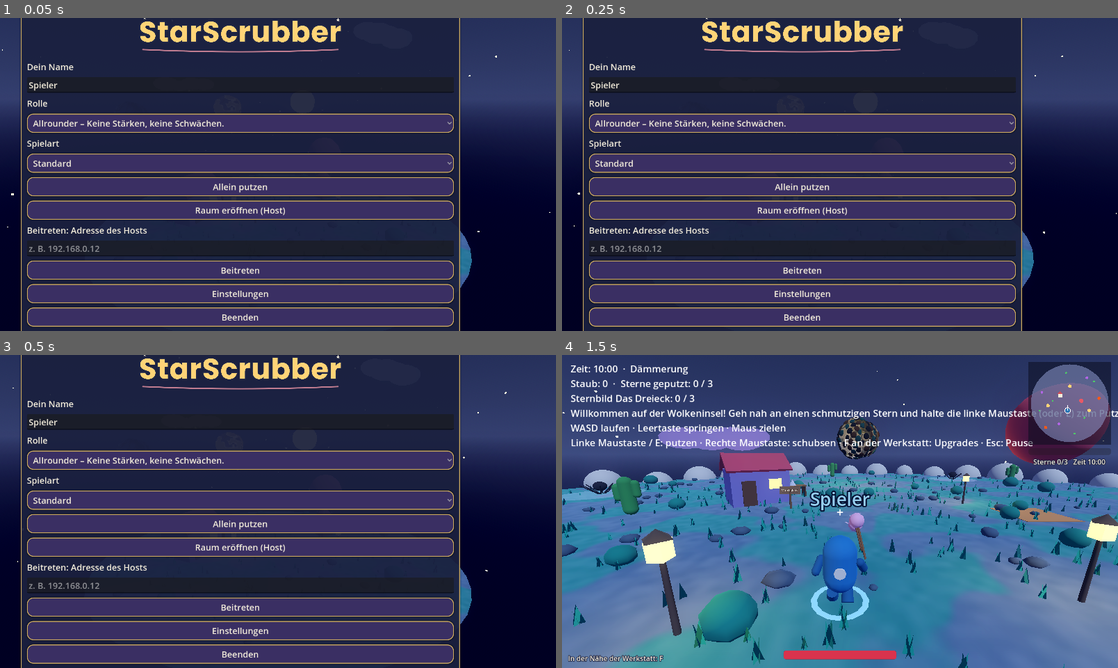
Above: before the commit, frames 1-4 (two rows, left to right).
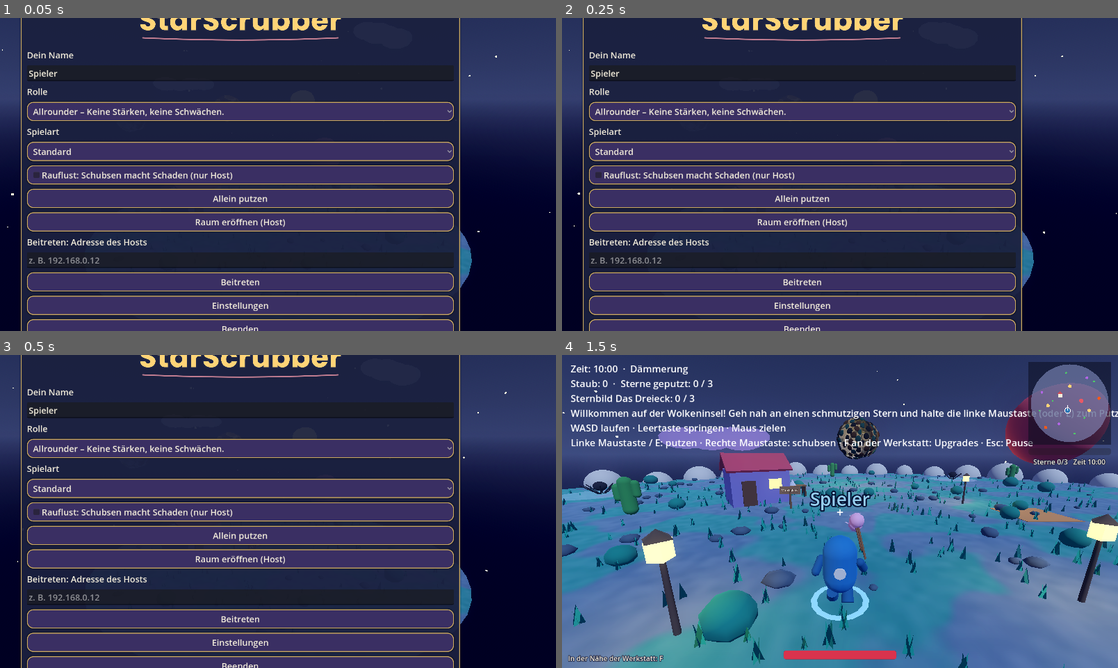
Above: after the commit, the same moments.

Repository: ClaudeAIDriven/sternenhausmeister
Game: Godot game, scene res://main.tscn
Two runs of this game, one before a commit and one after it. Both use one fixed random seed, a clock stepped at 60 frames per second and the inputs below.
Inputs (mouse positions are in pixels of both pictures, inside the frame that each line leads up to):
- Up to frame 1 (0.05 s): no input
- Up to frame 2 (0.25 s): no input
- Up to frame 3 (0.5 s): no input
- Up to frame 4 (1.5 s): click "Allein putzen" at 0.5 s; tap Enter at 1.25 s; move the mouse to (962, 495) at 1.27 s; hold D (move_right) from 1.28 s (still down); right-click (962, 495) at 1.35 s; click (962, 495) at 1.42 s

The runs differ from the first frame. In frame 1, 37% of the frame differs, in the area x 4-82%, y 0-100%; in frame 2, 37%; in frame 3, 37%; in frame 4, nothing differs.

Commit message:
G-32: Friedensvertrag, Schubsen ohne Schaden als Standard
Co-Authored-By: Claude Sonnet 5.5 <noreply@anthropic.com>
Claude-Session: https://claude.ai/code/session_01UX1Hctu9R5SRB8V8tMhkJh

Diff:
--- a/TASKS/tasks.json
+++ b/TASKS/tasks.json
@@ -1637,7 +1637,7 @@
    "I-12"
   ],
   "size": "S",
-  "status": "open",
+  "status": "done",
   "goal": "Raumoption 'Friedlich' (Standard): Schubsen stößt nur weg, macht keinen Schaden. 'Rauflust': Schaden wie bisher. Research: Koop-Spieler mögen Griefing nicht.",
   "files": [
    "presets.gd",
--- a/menu.gd
+++ b/menu.gd
@@ -19,6 +19,7 @@
 var buttons := {}   # "solo" | "host" | "join" | "settings" | "quit" -> Button
 var main_box: VBoxContainer
 var role_option: OptionButton    # I-13: Rolle
+var brawl_check: CheckBox   # G-32: Rauflust (Schubsen macht Schaden), Standard aus
 var preset_option: OptionButton   # I-08: Spielart (Presets aus G-09)
 var settings_box: VBoxContainer
 var _canvas: CanvasLayer
@@ -94,6 +95,11 @@
 		preset_option.add_item(str(all[id]["name"]))
 		preset_option.set_item_metadata(preset_option.item_count - 1, id)
 	main_box.add_child(preset_option)
+	brawl_check = CheckBox.new()
+	brawl_check.name = "BrawlCheck"
+	brawl_check.text = "Rauflust: Schubsen macht Schaden (nur Host)"
+	brawl_check.tooltip_text = "Aus = Friedlich: Schubsen stößt nur weg."
+	main_box.add_child(brawl_check)
 	buttons["solo"] = _button(main_box, "Allein putzen", func(): start("solo"))
 	buttons["host"] = _button(main_box, "Raum eröffnen (Host)", func(): start("host"))
 	main_box.add_child(_label("Beitreten: Adresse des Hosts"))
@@ -197,7 +203,7 @@
 	if role_option != null and role_option.selected >= 0:
 		role = str(role_option.get_item_metadata(role_option.selected))
 	Settings.set_value("role", role)
-	launch = {"mode": mode, "ip": ip if mode == "join" else "", "name": pname, "preset": preset}
+	launch = {"mode": mode, "ip": ip if mode == "join" else "", "name": pname, "preset": preset, "brawl": brawl_check != null and brawl_check.button_pressed}
 	start_requested.emit(mode, launch["ip"], pname)
 	if auto_start:
 		get_tree().change_scene_to_file(game_scene)
--- a/player.gd
+++ b/player.gd
@@ -36,6 +36,7 @@
 var look_index := -1
 var nameplate: Label3D
 var _shop: Node
+var brawl := false   # G-32: Rauflust (nur der Wert des Hosts zählt, wird repliziert); Standard friedlich
 var health := MAX_HEALTH
 var role := Roles.DEFAULT_ID      # I-13, wird mit repliziert
 var _jump_cd := 0.0
@@ -63,6 +64,7 @@
 	add_to_group("players")
 	if is_multiplayer_authority():
 		role = str(Settings.get_value("role"))
+		brawl = bool(Menu.launch.get("brawl", false))
 	_last_pos = global_position
 	var cs := CollisionShape3D.new()
 	var cap := CapsuleShape3D.new()
@@ -95,6 +97,8 @@
 	for prop in [^":position", ^":rotation", ^":health", ^":role"]:
 		cfg.add_property(prop)
 		cfg.property_set_replication_mode(prop, SceneReplicationConfig.REPLICATION_MODE_ALWAYS)
+	cfg.add_property(^":brawl")   # G-32
+	cfg.property_set_replication_mode(^":brawl", SceneReplicationConfig.REPLICATION_MODE_ALWAYS)
 	var sync := MultiplayerSynchronizer.new()
 	sync.name = "Sync"
 	sync.root_path = NodePath("..")
@@ -334,7 +338,18 @@
 	if not is_multiplayer_authority():
 		return
 	knock(push)
-	damage(amount)
+	if room_brawl():   # G-32: friedlich = nur wegstoßen
+		damage(amount)
+
+
+## Rauflust des Raums: Wert des Host-Spielers (Knoten "1"), ohne Host (Solo/Test) der eigene.
+func room_brawl() -> bool:
+	if is_inside_tree():
+		for n in get_tree().get_nodes_in_group("players"):
+			var o := n as Player
+			if o != null and str(o.name) == "1":
+				return o.brawl
+	return brawl
 
 
 ## Rückstoß: horizontaler Anteil klingt über ~0,3 s ab, vertikaler Anteil wirkt sofort als Sprung.
--- a/presets.gd
+++ b/presets.gd
@@ -2,7 +2,7 @@
 extends RefCounted
 ## G-09: Regel-Presets (Zen, Kinder, Standard) als JSON in data/presets/. Slider-Werte überschreiben das Preset.
 ## Regeln: time_limit_s (Sekunden bis Sonnenaufgang, 30..7200), weather ("normal" | "cosmetic" | "off"),
-## hints ("none" | "after_mistake" | "always": Rätsel-Hinweis auf den nächsten Stern).
+## brawl (optional, Standard false = friedlich: Schubsen stößt nur weg; true = Rauflust, Schubsen macht Schaden), hints ("none" | "after_mistake" | "always": Rätsel-Hinweis auf den nächsten Stern).
 ## Nutzung: `var rules := Presets.effective("zen", {"time_limit_s": 1200})`, dann `Presets.apply(rules, night, weather)`.
 
 const DIR := "res://data/presets"
@@ -50,6 +50,8 @@
 		return "weather unbekannt"
 	if not HINT_VALUES.has(r["hints"]):
 		return "hints unbekannt"
+	if r.has("brawl") and not (r["brawl"] is bool):
+		return "brawl muss true/false sein"
 	return ""
 
 
@@ -59,6 +61,8 @@
 		all = load_all()
 	var base: Dictionary = all.get(preset_id, all.get(DEFAULT_ID, {}))
 	var rules: Dictionary = (base.get("rules", {}) as Dictionary).duplicate()
+	if not rules.has("brawl"):
+		rules["brawl"] = false   # G-32: Schubsen richtet standardmäßig keinen Schaden an
 	for k in overrides:
 		if not rules.has(k):
 			continue
--- /dev/null
+++ b/tests/test_peace.gd
@@ -0,0 +1,48 @@
+extends SceneTree
+## Test G-32: Friedlich (Standard): Schubsen stößt nur weg, kein Schaden. Rauflust: Schaden wie bisher. Menü-Schalter und Preset-Regel.
+var frames := 0
+
+func _process(_d: float) -> bool:
+	frames += 1
+	if frames < 3:
+		return false
+	var ok := true
+	# Preset-Regel: Standardwert false, gültig/ungültig
+	var rules: Dictionary = Presets.effective("standard")
+	ok = ok and rules.get("brawl") == false
+	ok = ok and Presets.effective("standard", {"brawl": true}).get("brawl") == true
+	ok = ok and Presets.effective("standard", {"brawl": "ja"}).get("brawl") == false   # ungültig wird ignoriert
+	ok = ok and Presets.check_rules({"time_limit_s": 600, "weather": "off", "hints": "none", "brawl": 1}) != ""
+	# Menü
+	var menu = load("res://menu.gd").new()
+	root.add_child(menu)
+	await process_frame
+	ok = ok and menu.brawl_check != null and not menu.brawl_check.button_pressed
+	# Spieler: Standard friedlich
+	var a = load("res://player.gd").new()
+	a.name = "1"
+	root.add_child(a)
+	var b = load("res://player.gd").new()
+	b.name = "2"
+	root.add_child(b)
+	a.set_multiplayer_authority(1)
+	b.set_multiplayer_authority(1)
+	a.global_position = Vector3(0, 0, 0)
+	b.global_position = Vector3(0, 0, -1.0)   # Blick -Z: b liegt vor a
+	ok = ok and not a.brawl and not b.room_brawl()
+	ok = ok and a.try_attack()
+	ok = ok and b.health == 100.0 and (b._impulse.length() > 0.0 or b.velocity.y > 0.0)   # weggestoßen, kein Schaden
+	# Rauflust: der Wert des Hosts ("1") zählt, nicht der des Opfers
+	a.brawl = true
+	a._attack_cd = 0.0
+	b._invuln = 0.0
+	ok = ok and b.room_brawl() and a.try_attack() and b.health < 100.0
+	# Opfer mit eigenem brawl=true, Host friedlich: kein Schaden
+	a.brawl = false
+	b.brawl = true
+	a._attack_cd = 0.0
+	var hp: float = b.health
+	ok = ok and not b.room_brawl() and a.try_attack() and is_equal_approx(b.health, hp)
+	print("TEST_PEACE OK" if ok else "TEST_PEACE FAIL")
+	quit(0 if ok else 1)
+	return true
--- a/tests/test_survival.gd
+++ b/tests/test_survival.gd
@@ -124,6 +124,11 @@
 		p._attack_cd = 0.0
 		q.set_multiplayer_authority(1)
 		_check(p.try_attack(), "Schlag trifft")
+		_check(q.health == 100.0, "Friedlich: Schlag stößt nur weg (G-32)")
+		p.brawl = true   # G-32: Rauflust
+		q.brawl = true
+		p._attack_cd = 0.0
+		_check(p.try_attack(), "Schlag trifft (Rauflust)")
 		_check(q.health < 100.0, "Schlag macht Schaden")
 		q.set_multiplayer_authority(2)   # q steht still (fremder Spieler), p läuft gegen ihn
 	if frames == 100:
Not shown, changed: PLAN.md
Not shown, changed: TASKS/G-32.md
Not shown, changed: TASKS/INDEX.md
